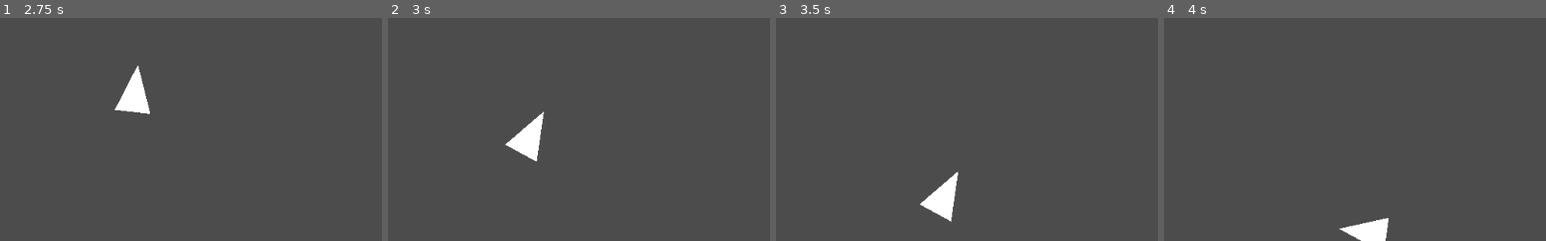
Above: before the commit, frames 1-4 (left to right).
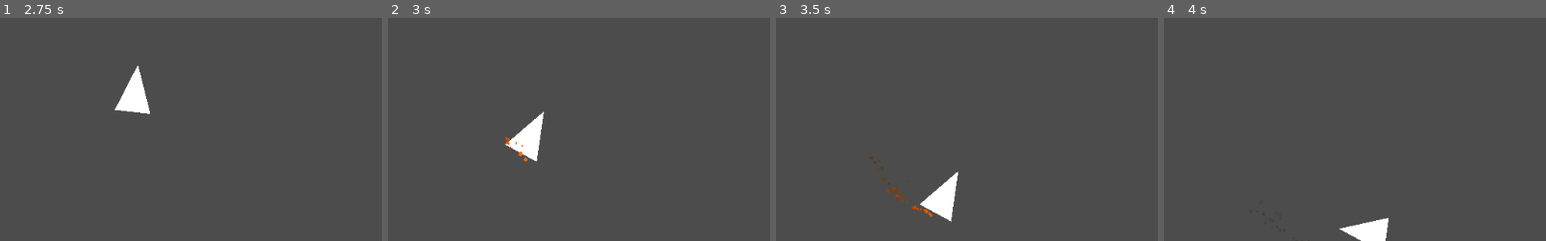
Above: after the commit, the same moments.

Repository: Insta-x/boost-racer
Game: Godot game, scene res://Src/Racer/PlayerRacer.tscn
Same seed, same stepped clock (60 frames per second), same inputs: the game is played once before the commit and once after it. The project has no main scene, so this scene is started directly.
Inputs:
- Up to frame 1 (2.75 s): tap Enter at 0.5 s; hold D (turn_right) 0.53-1.28 s; hold Space (boost) 0.53-1.28 s; hold S (brake) 1.28-2.03 s; tap Space (boost) at 1.35 s; hold D (turn_right) from 2.03 s (still down); hold Space (boost) from 2.03 s (still down)
- Up to frame 2 (3 s): release D (turn_right) at 2.78 s; release Space (boost) at 2.78 s; hold W (thrust) from 2.78 s (still down); tap Space (boost) at 2.85 s
- Up to frame 3 (3.5 s): keep holding W (thrust)
- Up to frame 4 (4 s): release W (thrust) at 3.53 s; hold A (turn_left) from 3.53 s (still down); hold Space (boost) from 3.53 s (still down)
The pictures show only the part of the screen within x 0-50%, y 50-100%; the shares and areas given below are measured in that part.

Frame 1 is identical in both runs. In frame 2, less than 0.1% of the frame differs, in the area x 30-37%, y 53-65%; in frame 3, 0.2%, in the area x 24-41%, y 61-90%; in frame 4, less than 0.1%.

Commit message:
thrusting particles

Diff:
--- a/Src/Racer/PlayerRacer.gd
+++ b/Src/Racer/PlayerRacer.gd
@@ -7,6 +7,6 @@
 
 
 func _physics_process(delta: float) -> void:
-	thrusting = Input.is_action_pressed("thrust")
+	self.thrusting = Input.is_action_pressed("thrust")
 	turning = Input.get_action_strength("turn_right") - Input.get_action_strength("turn_left")
 	braking = Input.is_action_pressed("brake")
--- a/Src/Racer/Racer.gd
+++ b/Src/Racer/Racer.gd
@@ -3,7 +3,9 @@
 class_name Racer
 
 
-var thrusting := false
+onready var thrusting_particles := $ThrustingParticles
+
+var thrusting := false setget set_thrusting
 var turning := 0
 var braking := false
 var boosting := false
@@ -41,3 +43,8 @@
 	boosting = true
 	yield(get_tree().create_timer(1.5), "timeout")
 	boosting = false
+
+
+func set_thrusting(value: bool) -> void:
+	thrusting = value
+	thrusting_particles.emitting = thrusting
--- a/Src/Racer/Racer.tscn
+++ b/Src/Racer/Racer.tscn
@@ -1,6 +1,31 @@
-[gd_scene load_steps=2 format=2]
+[gd_scene load_steps=6 format=2]
 
 [ext_resource path="res://Src/Racer/Racer.gd" type="Script" id=1]
+[ext_resource path="res://Assets/Art/thrust-particle.png" type="Texture" id=2]
+
+[sub_resource type="Gradient" id=1]
+colors = PoolColorArray( 1, 0.227451, 0, 1, 0, 0, 0, 0 )
+
+[sub_resource type="GradientTexture" id=2]
+gradient = SubResource( 1 )
+
+[sub_resource type="ParticlesMaterial" id=3]
+emission_shape = 2
+emission_box_extents = Vector3( 1, 14, 1 )
+flag_disable_z = true
+direction = Vector3( -1, 0, 0 )
+spread = 35.0
+gravity = Vector3( 0, 0, 0 )
+initial_velocity = 120.0
+initial_velocity_random = 0.2
+orbit_velocity = 0.0
+orbit_velocity_random = 0.0
+damping = 50.0
+scale = 0.25
+scale_random = 0.5
+color_ramp = SubResource( 2 )
+hue_variation = 0.07
+hue_variation_random = 0.3
 
 [node name="Racer" type="RigidBody2D"]
 gravity_scale = 0.0
@@ -12,3 +37,10 @@
 
 [node name="CollisionPolygon2D" type="CollisionPolygon2D" parent="."]
 polygon = PoolVector2Array( 40, 0, -24, -24, -24, 24 )
+
+[node name="ThrustingParticles" type="Particles2D" parent="."]
+position = Vector2( -26, 0 )
+amount = 60
+local_coords = false
+process_material = SubResource( 3 )
+texture = ExtResource( 2 )
--- a/project.godot
+++ b/project.godot
@@ -9,7 +9,7 @@
 config_version=4
 
 _global_script_classes=[ {
-"base": "",
+"base": "EditorVCSInterface",
 "class": "GitAPI",
 "language": "NativeScript",
 "path": "res://addons/godot-git-plugin/git_api.gdns"
Binary file added: Assets/Art/thrust-particle.png
Not shown, added: Assets/Art/thrust-particle.png.import
